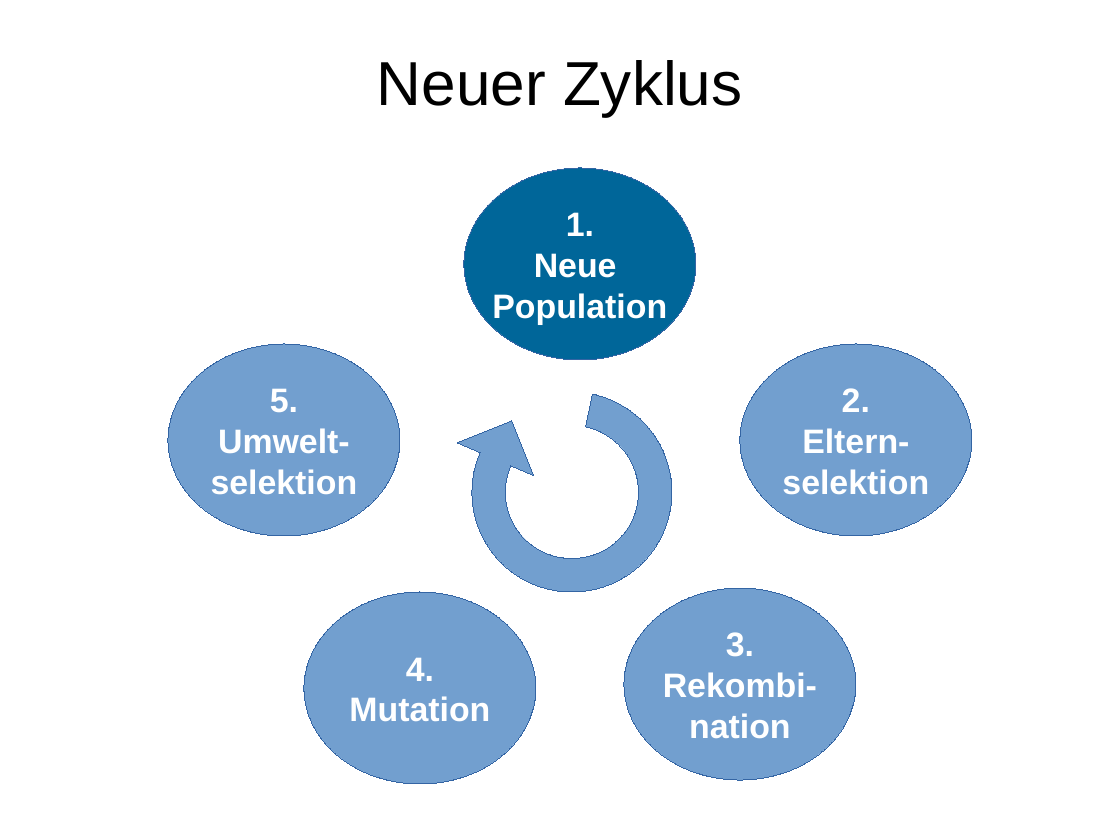
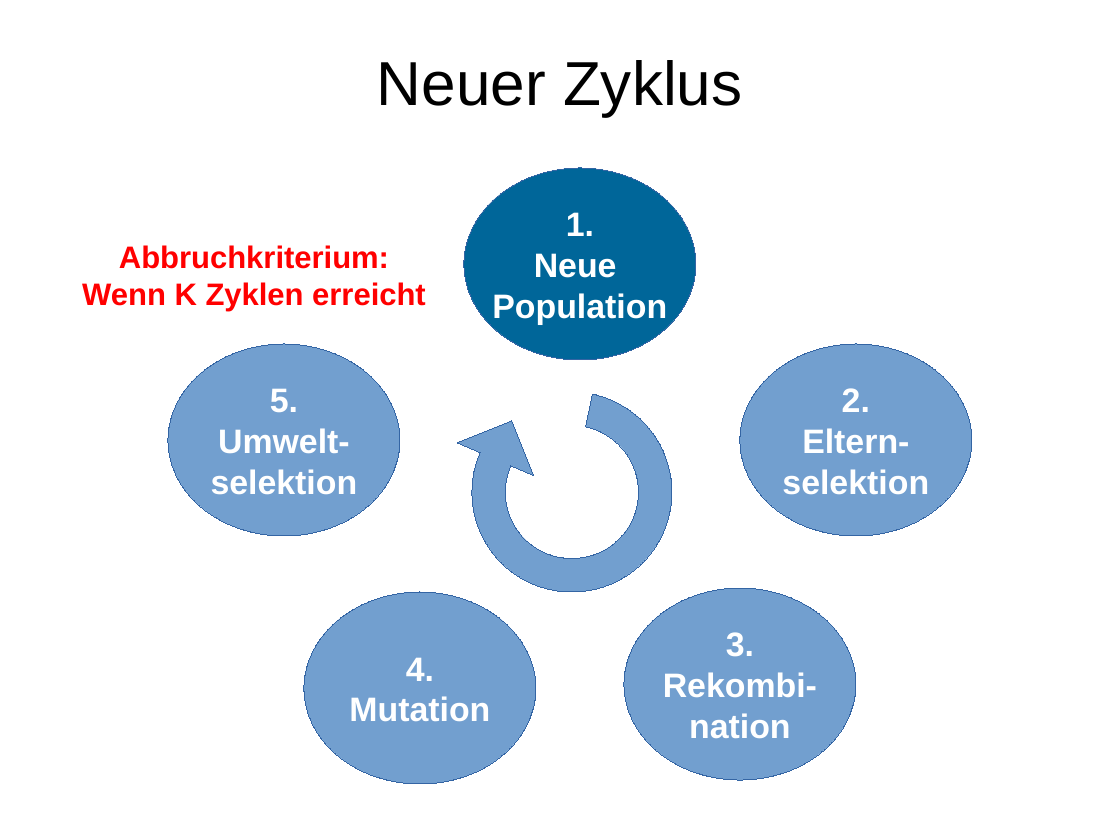
Before and after one commit to lblissett/evo-project, a slide deck: slide 9 of src/data/presentation/geopras/Vortrag_Evo_ErsterTeil.odp. Drawn at 1120x840 pixels with LibreOffice and Linux fonts; fonts in the diff are those of the drawing. Boxes give left, top, right and bottom in pixels: in the first picture for what was removed or moved away, otherwise in the second. Text is boxed around its words. In the diff, an @@ line names an element or a change of style, - is before the commit and + after.

```diff
--- a/src/data/presentation/geopras/Vortrag_Evo_ErsterTeil.odp
+++ b/src/data/presentation/geopras/Vortrag_Evo_ErsterTeil.odp
@@ text added at (82, 245, 426, 311), 22 pt, text #FF0000, bold @@
+Abbruchkriterium:
+Wenn K Zyklen erreicht
```
Also in this commit, not shown: 8 other slides changed.
